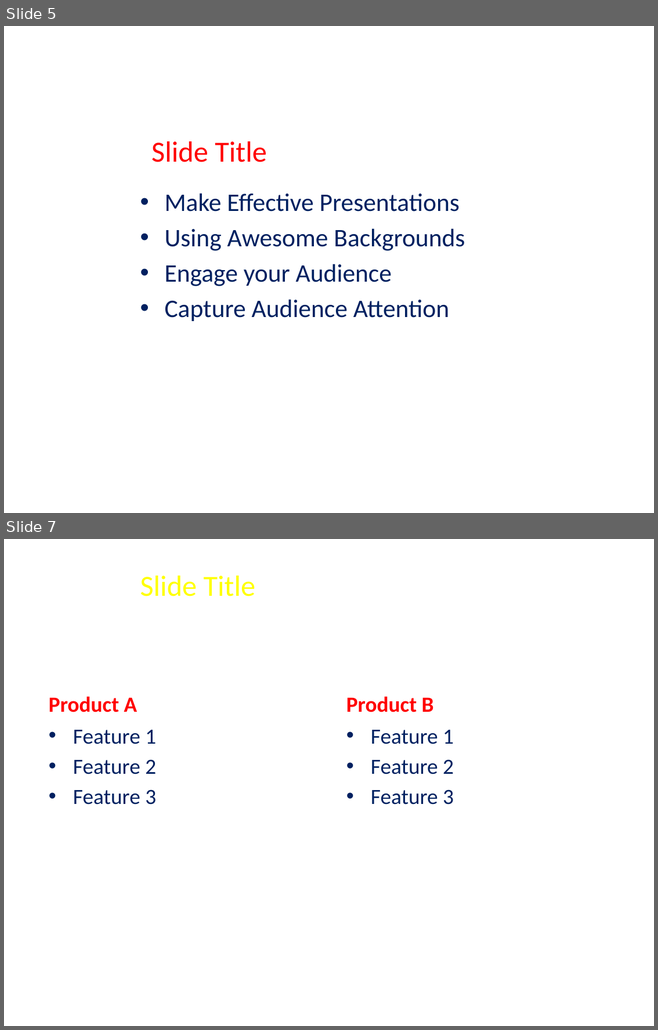
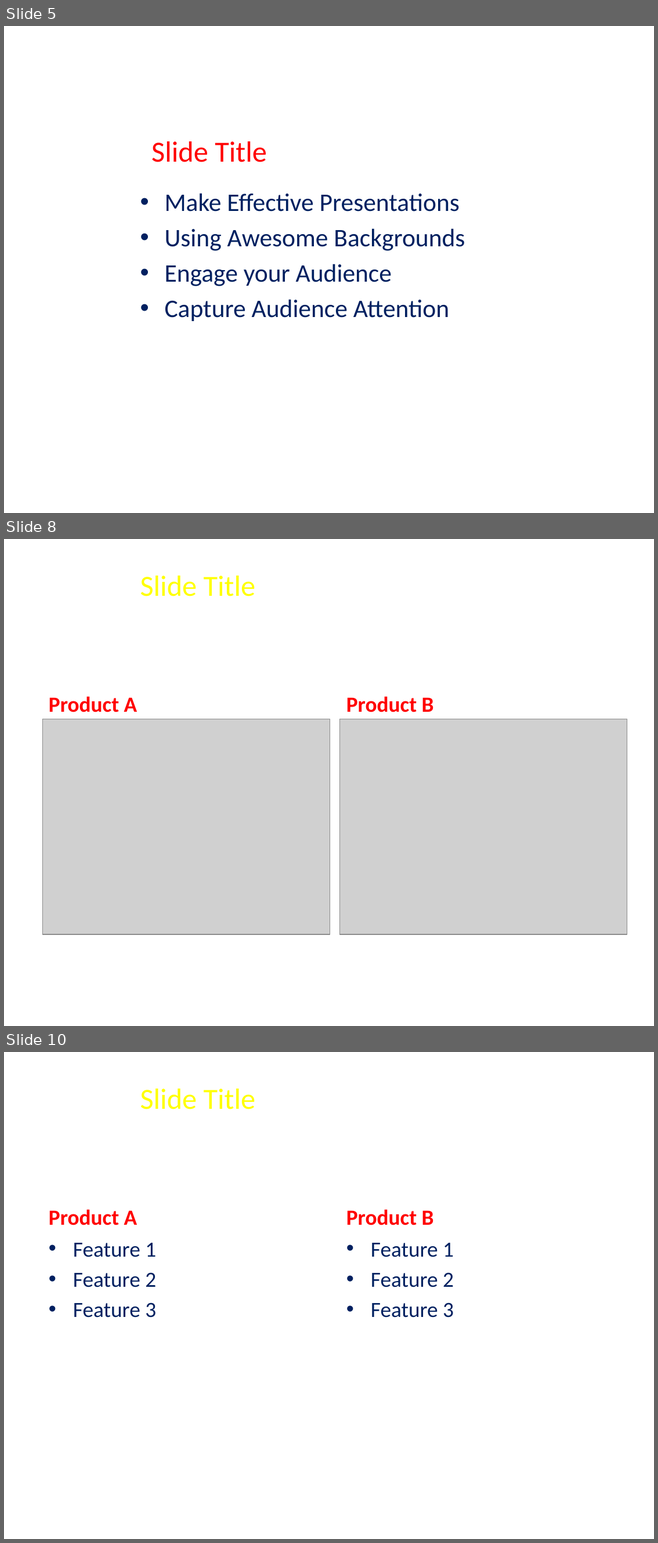
Before and after one commit to FeedMapping/Schema, a slide deck: slide/ppt/BasicMapping.pptx. Shown one above the other, each under a label of ours: slides 5 and 7 before the commit, slides 5, 8 and 10 after it; the slides between them are not shown. The pictures are 658x1030 and 658x1543 pixels, drawn with LibreOffice and Linux fonts; fonts in the diff are those of the drawing; grey boxes stand for pictures; background and template pictures are left out. Boxes give left, top, right and bottom in pixels: in the first picture for what was removed or moved away, otherwise in the second. Text is boxed around its words. In the diff, an @@ line names an element or a change of style, - is before the commit and + after.

```diff
--- a/slide/ppt/BasicMapping.pptx
+++ b/slide/ppt/BasicMapping.pptx
@@ slide 8 added at bbox=[4, 539, 654, 1026], background picture (left out) @@
@@ title added at bbox=[140, 576, 256, 596], 32.4 pt, text #FFFF00 @@
+Slide Title
@@ text added at bbox=[49, 696, 137, 712], 24 pt, text #FF0000, bold @@
+Product A
@@ text added at bbox=[346, 696, 434, 712], 24 pt, text #FF0000, bold @@
+Product B
@@ picture added at bbox=[42, 719, 329, 935] @@
@@ picture added at bbox=[340, 719, 627, 935] @@
@@ what was slide 7 is now slide 10 @@
```
Also in this commit, not shown: 1 slide changed, 2 other slides added.
